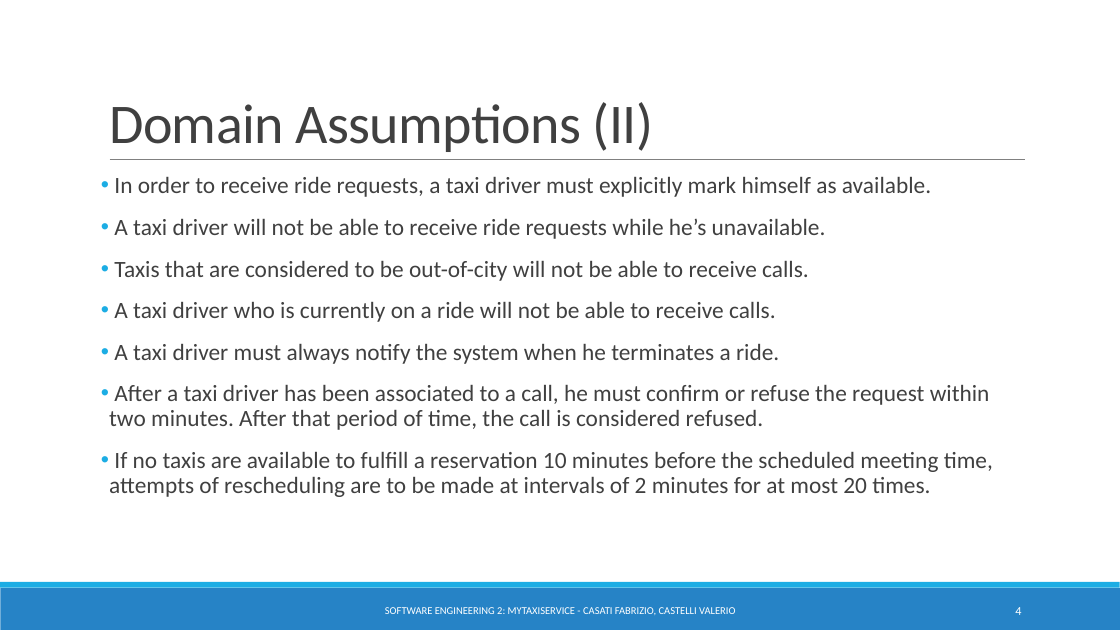
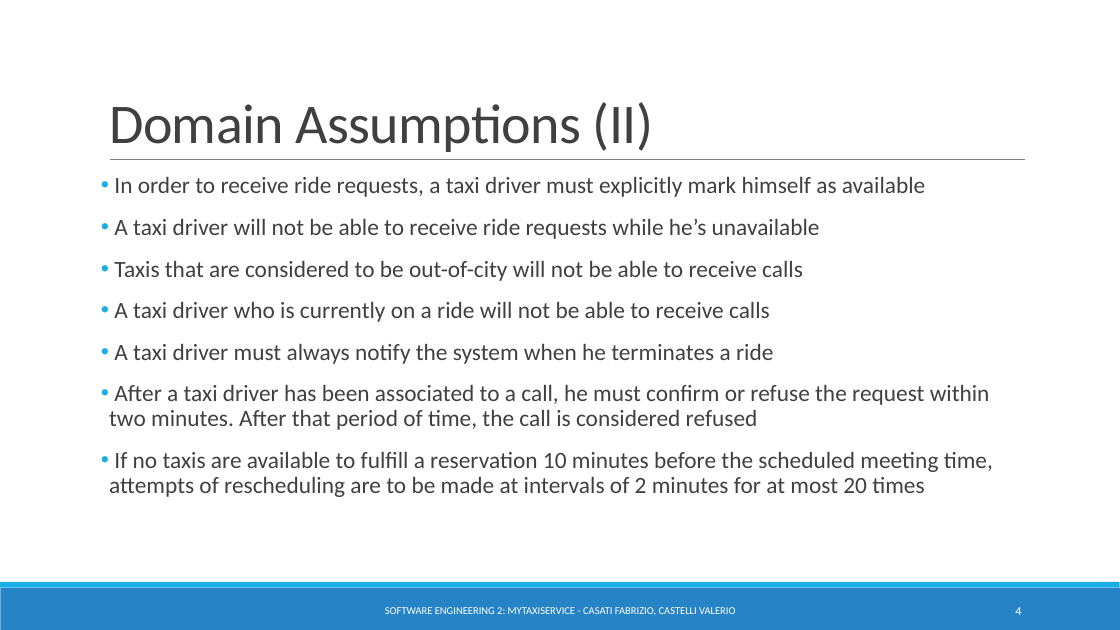
Before and after one commit to valerio-castelli/casaticastelli_sweng2, a slide deck: slide 4 of Final_Presentation/Presentation.pptx. Drawn at 1120x630 pixels with LibreOffice and Linux fonts; fonts in the diff are those of the drawing. Boxes give left, top, right and bottom in pixels: in the first picture for what was removed or moved away, otherwise in the second. Text is boxed around its words. In the diff, an @@ line names an element or a change of style, - is before the commit and + after.

Commit message:
Updated presentation.

```diff
--- a/Final_Presentation/Presentation.pptx
+++ b/Final_Presentation/Presentation.pptx
@@ text at (109,177,993,497): text changed @@
-• In order to receive ride requests, a taxi driver must explicitly mark himself as available.
-• A taxi driver will not be able to receive ride requests while he’s unavailable.
-• Taxis that are considered to be out-of-city will not be able to receive calls.
-• A taxi driver who is currently on a ride will not be able to receive calls.
-• A taxi driver must always notify the system when he terminates a ride.
-• After a taxi driver has been associated to a call, he must confirm or refuse the request within two minutes. After that period of time, the call is considered refused.
-• If no taxis are available to fulfill a reservation 10 minutes before the scheduled meeting time, attempts of rescheduling are to be made at intervals of 2 minutes for at most 20 times.
+• In order to receive ride requests, a taxi driver must explicitly mark himself as available
+• A taxi driver will not be able to receive ride requests while he’s unavailable
+• Taxis that are considered to be out-of-city will not be able to receive calls
+• A taxi driver who is currently on a ride will not be able to receive calls
+• A taxi driver must always notify the system when he terminates a ride
+• After a taxi driver has been associated to a call, he must confirm or refuse the request within two minutes. After that period of time, the call is considered refused
+• If no taxis are available to fulfill a reservation 10 minutes before the scheduled meeting time, attempts of rescheduling are to be made at intervals of 2 minutes for at most 20 times
```
Also in this commit, not shown: 2 other slides changed, 5 slides added, 8 other files.
